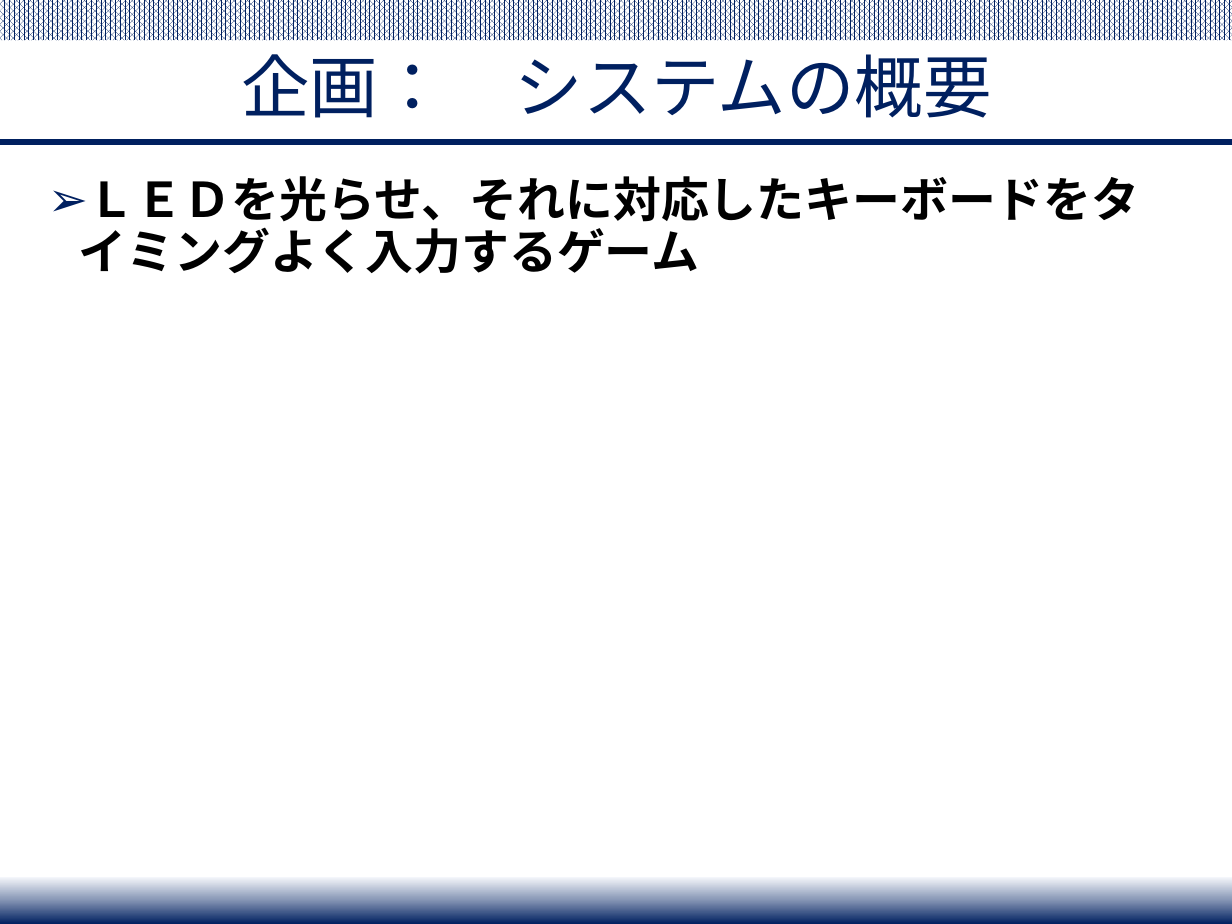
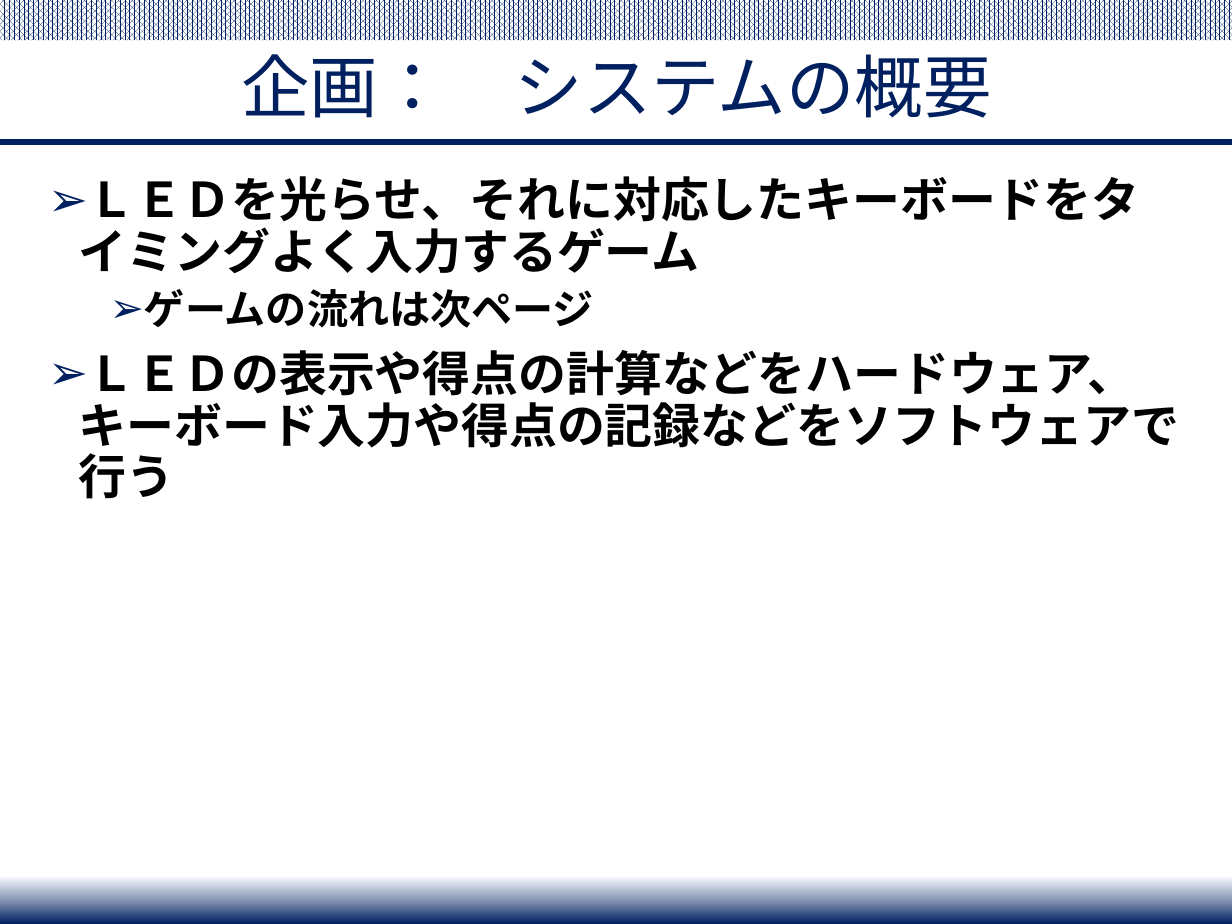
Before and after one commit to Yuchan4342/iot-system-project, a slide deck: slide 2 of presentation/IoT_project_presentation.pptx. Drawn at 1232x924 pixels with LibreOffice and Linux fonts; fonts in the diff are those of the drawing. Boxes give left, top, right and bottom in pixels: in the first picture for what was removed or moved away, otherwise in the second. Text is boxed around its words. In the diff, an @@ line names an element or a change of style, - is before the commit and + after.

Commit message:
プレゼンの編集 概要、ゲームの流れソフトウェア部分、スケジュールを作成

```diff
--- a/presentation/IoT_project_presentation.pptx
+++ b/presentation/IoT_project_presentation.pptx
@@ text at [79,289,1179,499]: paragraphs added @@
+  ➢ ゲームの流れは次ページ
+➢ ＬＥＤの表示や得点の計算などをハードウェア、キーボード入力や得点の記録などをソフトウェアで行う
```
Also in this commit, not shown: 4 slides added.
